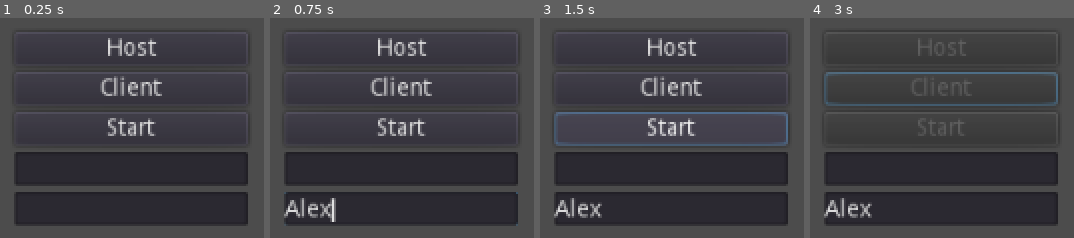
Above: before the commit, frames 1-4 (left to right).
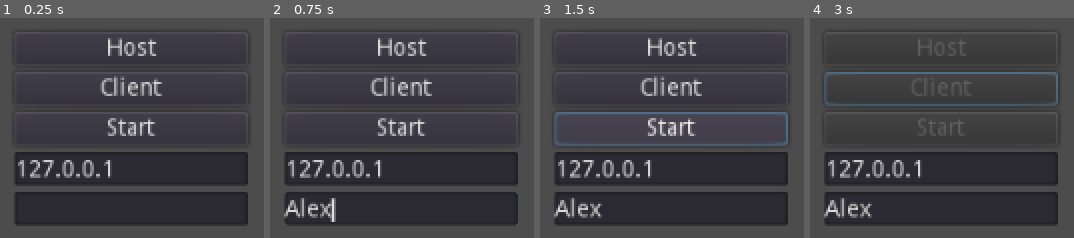
Above: after the commit, the same moments.

Repository: aqk/2d-lighting
Game: Godot game, scene res://main.tscn
The game is run twice, just before and just after one commit, with the same random seed, the same clock (stepped at 60 frames per second) and the same inputs.
Inputs (mouse positions are in pixels of both pictures, inside the frame that each line leads up to):
- Up to frame 1 (0.25 s): no input
- Up to frame 2 (0.75 s): click (402, 209) at 0.52 s; type "Alex" at 0.6 s
- Up to frame 3 (1.5 s): click "Start" at 1.25 s
- Up to frame 4 (3 s): click "Start" at 2 s; click "Client" at 2.75 s

The runs differ from the first frame. In frame 1, 1.3% of the frame differs, in the area x 6-43%, y 64-73%; in frame 2, 1.3%; in frame 3, 1.3%; in frame 4, 1.3%.

Commit message:
improve game start menu

Diff:
--- a/prong/IPAddrTextEdit.gd
+++ b/prong/IPAddrTextEdit.gd
@@ -1,14 +1,8 @@
 extends TextEdit
-
-
-# Declare member variables here. Examples:
-# var a = 2
-# var b = "text"
-
 
 # Called when the node enters the scene tree for the first time.
 func _ready():
-	pass # Replace with function body.
+	text = $"../../Network".ip_address
 
 # Called every frame. 'delta' is the elapsed time since the previous frame.
 #func _process(delta):
--- a/prong/NameTextEdit.gd
+++ b/prong/NameTextEdit.gd
@@ -1,10 +1,4 @@
 extends TextEdit
-
-
-# Declare member variables here. Examples:
-# var a = 2
-# var b = "text"
-
 
 # Called when the node enters the scene tree for the first time.
 func _ready():
--- a/prong/Network.gd
+++ b/prong/Network.gd
@@ -4,7 +4,7 @@
 
 var server_port = 25555
 export var ip_address = '127.0.0.1'
-export var player_name = "Fred"
+export var player_name = ""
 
 var peer := NetworkedMultiplayerENet.new()
 var player_info = {}
